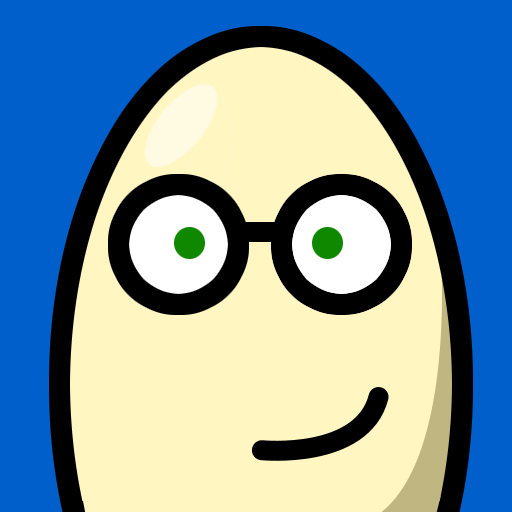
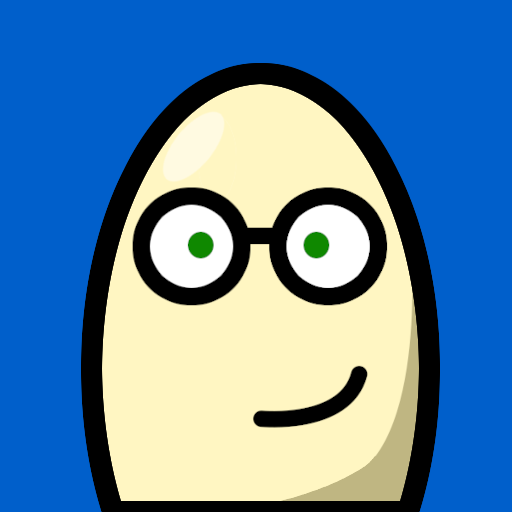
Comparing the layer stacks of the two 512 x 512 images. Changes:
added group "Layer Group copy" with 4 layers above "Layer Group" over [81,63,440,512]
added layer "Layer #12" in group "Layer Group copy" over [81,63,440,512]
added layer "Layer #14" in group "Layer Group copy" over [270,456,416,507]
added layer "Layer #13" in group "Layer Group copy" over [107,460,414,508]
added layer "Layer #21" in group "Layer Group copy" over [82,63,439,471]
hid group "Layer Group" (11 layers) over [49,26,473,512]